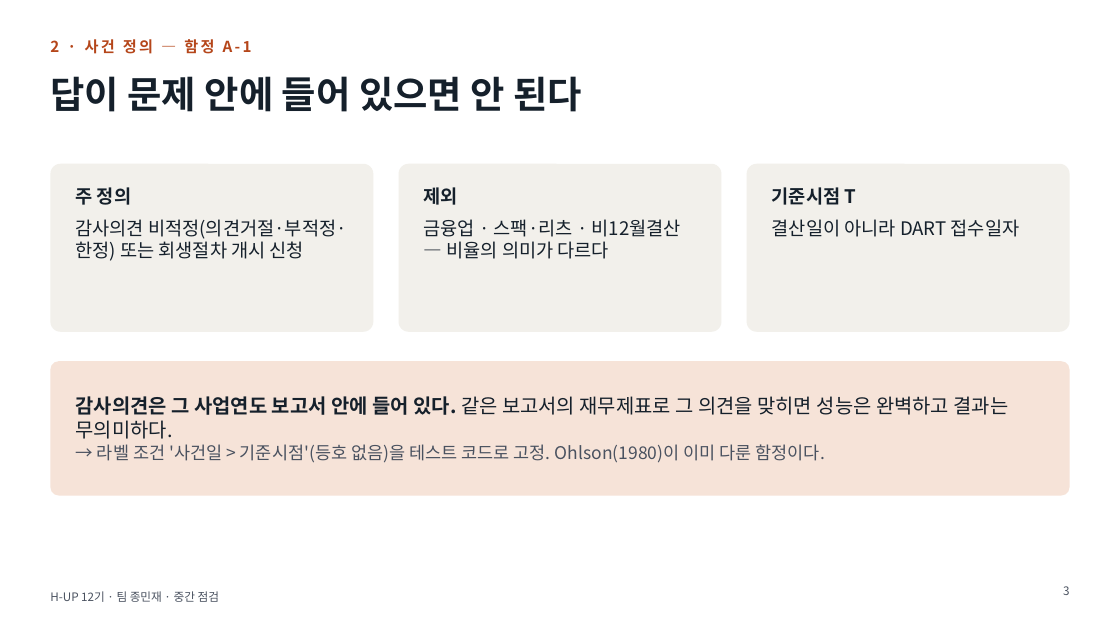
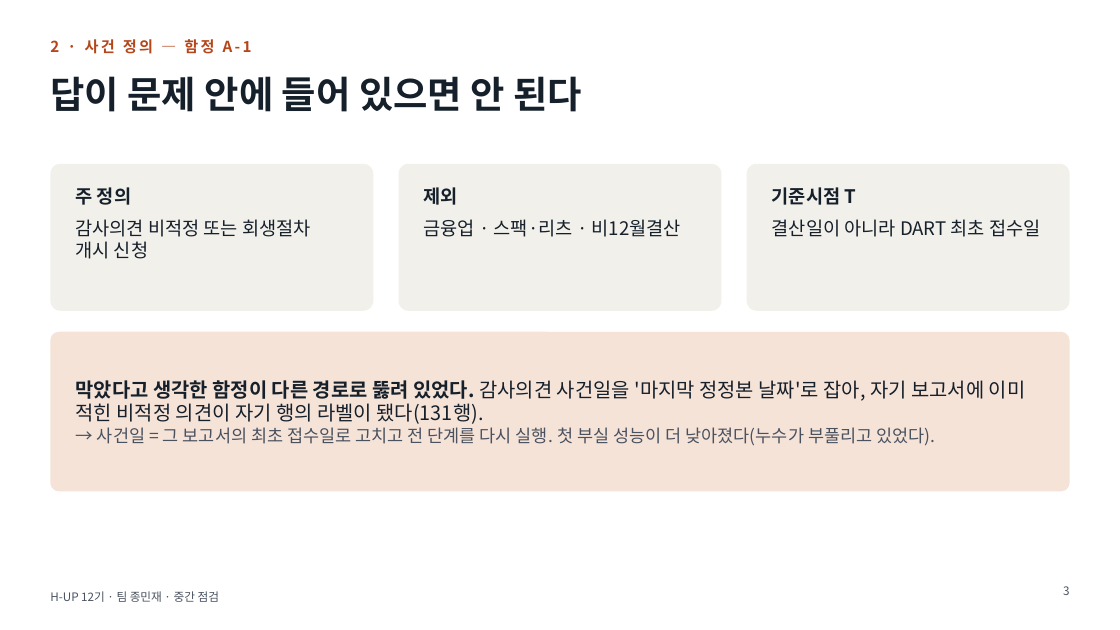
Before and after one commit to ejongmin/h-up-xai-project, a slide deck: slide 3 of 발표/중간점검_보고회.pptx. Drawn at 1120x630 pixels with LibreOffice and Linux fonts; fonts in the diff are those of the drawing. Boxes give left, top, right and bottom in pixels: in the first picture for what was removed or moved away, otherwise in the second. Text is boxed around its words. In the diff, an @@ line names an element or a change of style, - is before the commit and + after.

```diff
--- a/발표/중간점검_보고회.pptx
+++ b/발표/중간점검_보고회.pptx
@@ rounded rectangle: place and size @@
-rounded rectangle at (50, 164, 373, 332)
+rounded rectangle at (50, 164, 373, 311)
@@ rounded rectangle: place and size @@
-rounded rectangle at (398, 164, 721, 332)
+rounded rectangle at (398, 164, 721, 311)
@@ rounded rectangle: place and size @@
-rounded rectangle at (747, 164, 1070, 332)
+rounded rectangle at (747, 164, 1070, 311)
@@ text at (76, 219, 311, 259): text changed @@
-감사의견 비적정(의견거절·부적정·한정) 또는 회생절차 개시 신청
+감사의견 비적정 또는 회생절차 개시 신청
@@ text at (424, 219, 681, 237): text changed @@
-금융업 · 스팩·리츠 · 비12월결산 — 비율의 의미가 다르다
+금융업 · 스팩·리츠 · 비12월결산
@@ text at (772, 219, 1040, 237): text changed @@
-결산일이 아니라 DART 접수일자
+결산일이 아니라 DART 최초 접수일
@@ proportions changed in 4 elements at (50, 164, 373, 311), (398, 164, 721, 311), (747, 164, 1070, 311), (50, 332, 1070, 492) @@
@@ rounded rectangle: place and size @@
-rounded rectangle at (50, 361, 1070, 496)
+rounded rectangle at (50, 332, 1070, 492)
@@ text at (76, 380, 1026, 446): text changed @@
-감사의견은 그 사업연도 보고서 안에 들어 있다. 같은 보고서의 재무제표로 그 의견을 맞히면 성능은 완벽하고 결과는 무의미하다.
-→ 라벨 조건 '사건일 > 기준시점'(등호 없음)을 테스트 코드로 고정. Ohlson(1980)이 이미 다룬 함정이다.
+막았다고 생각한 함정이 다른 경로로 뚫려 있었다. 감사의견 사건일을 '마지막 정정본 날짜'로 잡아, 자기 보고서에 이미 적힌 비적정 의견이 자기 행의 라벨이 됐다(131행).
+→ 사건일 = 그 보고서의 최초 접수일로 고치고 전 단계를 다시 실행. 첫 부실 성능이 더 낮아졌다(누수가 부풀리고 있었다).
```
Also in this commit, not shown: 11 other slides changed, 1 slide added, 1 slide removed, 4 other files.
